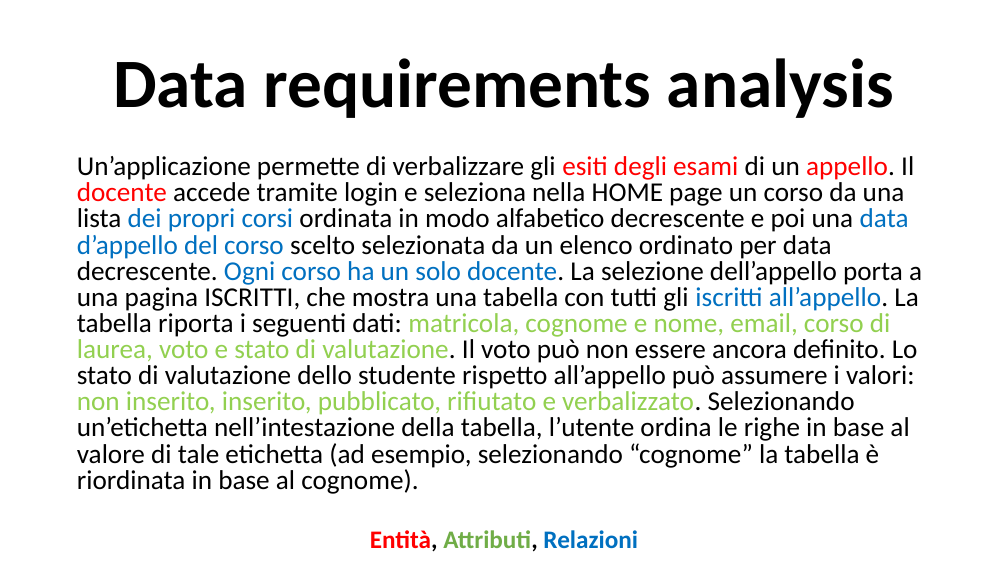
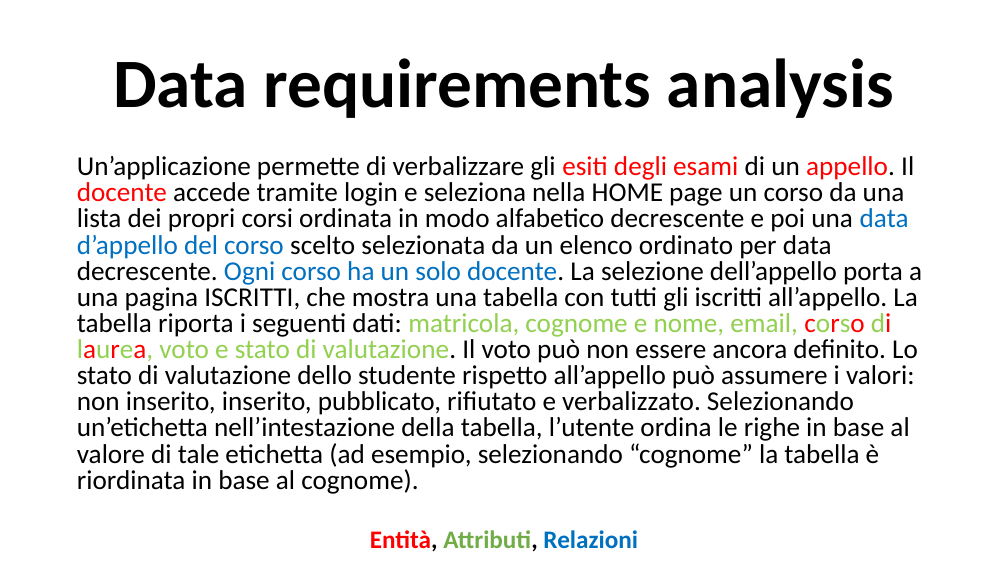
Before and after one commit to LucaTosetti01/ProgettoTIW, a slide deck: slide 6 of PresentazioneProgetto.pptx. Drawn at 1008x567 pixels with LibreOffice and Linux fonts; fonts in the diff are those of the drawing. Boxes give left, top, right and bottom in pixels: in the first picture for what was removed or moved away, otherwise in the second. Text is boxed around its words. In the diff, an @@ line names an element or a change of style, - is before the commit and + after.

```diff
--- a/PresentazioneProgetto.pptx
+++ b/PresentazioneProgetto.pptx
@@ text "Un’applicazione permette di verbalizzare gli ..." at [77, 156, 922, 494]: text colour #0070C0 to #000000 in "dei propri corsi iscritti all’appello."; text colour #92D050 to #FF0000 in "corso di laurea,"; text colour #92D050 to #000000 in "non inserito, inserito, pubblicato, rifiutato e verbalizzato ..." @@
```
Also in this commit, not shown: 6 other slides changed, 6 slides added, 4 other files.
